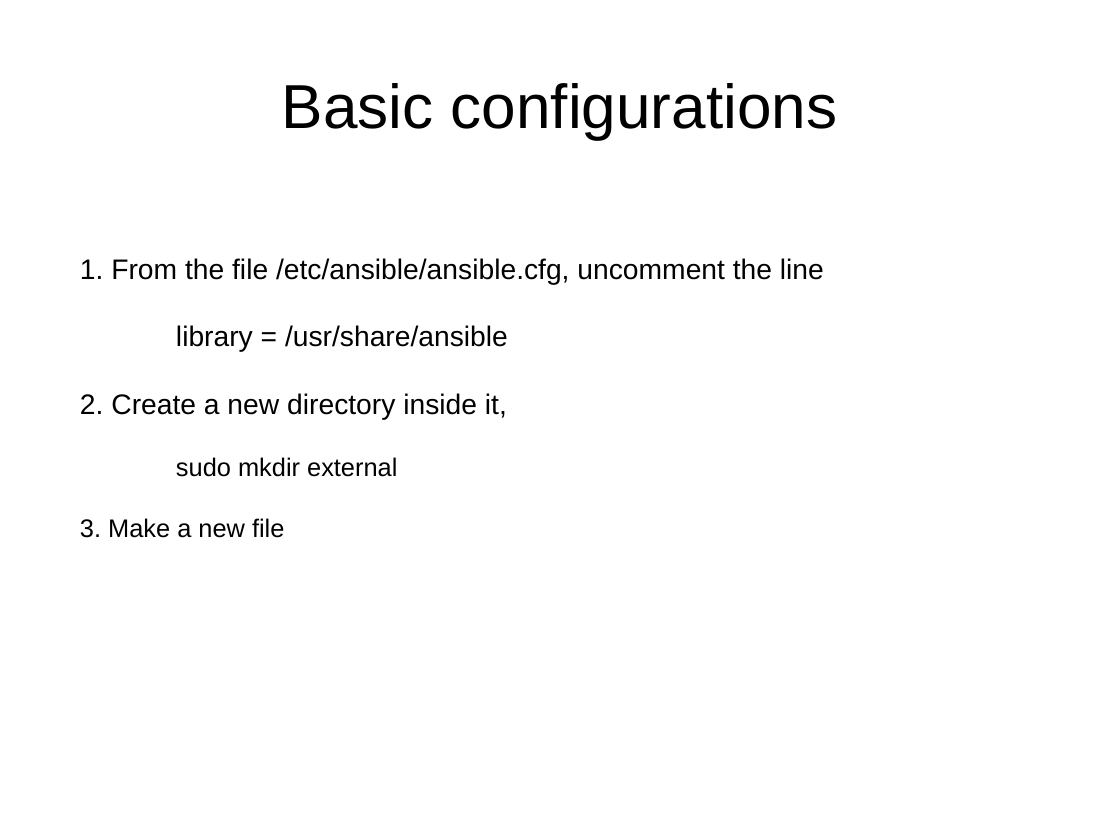
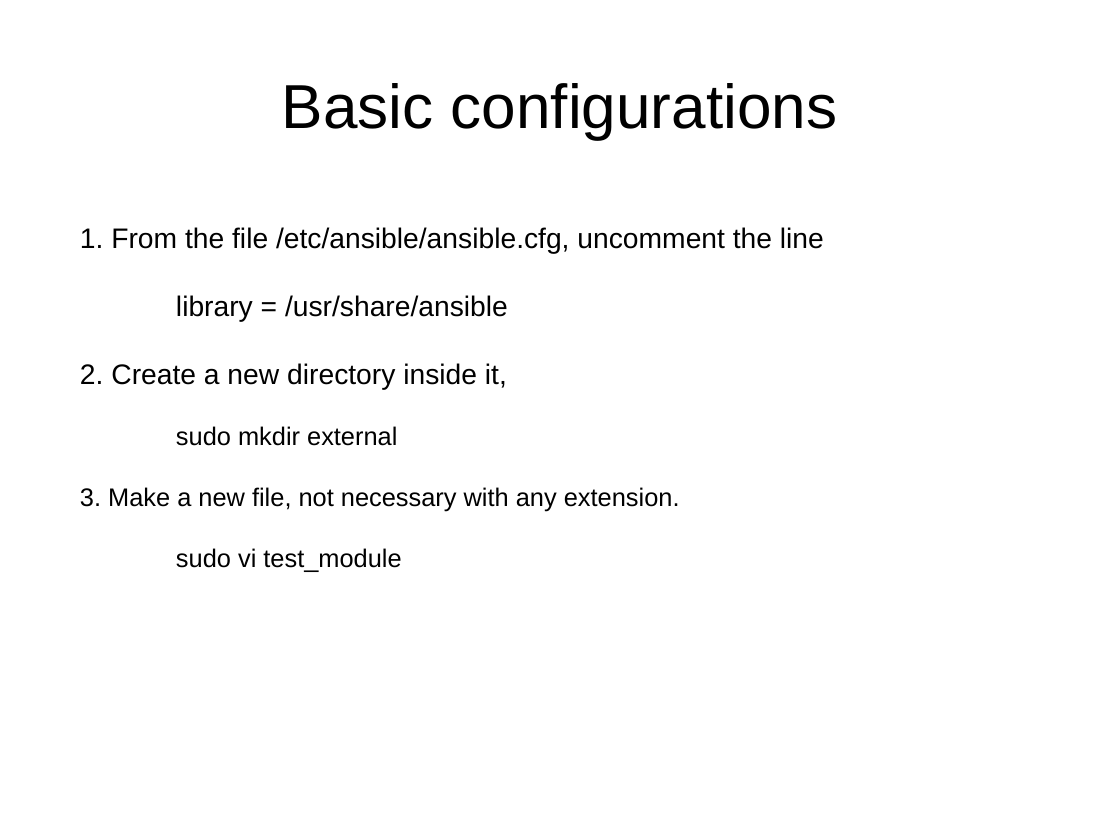
Before and after one commit to hellodk/ansible-meetup-bangalore, a slide deck: slide 10 of Contributing _to_Ansible.odp (slide 9 before the commit). Drawn at 1120x840 pixels with LibreOffice and Linux fonts; fonts in the diff are those of the drawing. Boxes give left, top, right and bottom in pixels: in the first picture for what was removed or moved away, otherwise in the second. Text is boxed around its words. In the diff, an @@ line names an element or a change of style, - is before the commit and + after.

```diff
--- a/Contributing _to_Ansible.odp
+++ b/Contributing _to_Ansible.odp
@@ subtitle at (80,487,680,572): text changed @@
-3. Make a new file
+3. Make a new file, not necessary with any extension.
+        sudo vi test_module
```
Also in this commit, not shown: 2 other slides changed, 2 slides added, 1 slide removed, 2 other files.
